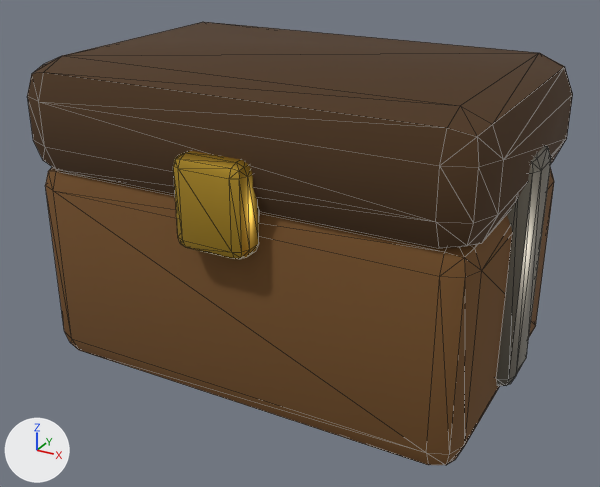
What one commit did to the glTF model assets/3d/final/prop_chest.glb.
Rendered twice from a 50 mm camera at (0.529, -0.969, 0.652) aimed at (0.01, -0.026, 0.181). Every picture has the same lights, and +X, +Y and +Z are marked at lower left. The first picture is the older version. Mesh edges are drawn as thin lines. Vertices at exactly the same position are counted once.

In view in the first picture: 'chest_band', 'chest_base', 'chest_clasp', 'chest_lid'.
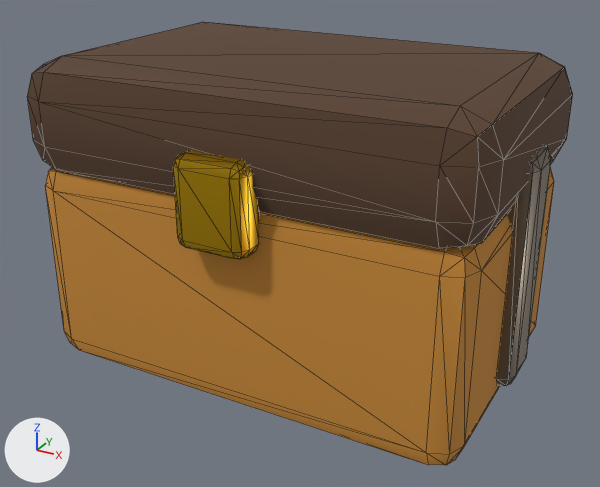
What changed in the scene script:
```text
Change mat_wood:
    mat_wood.base_color: (0.181, 0.0802, 0.0194) -> (0.584, 0.254, 0.0369)  # brown #765026 -> orange #c98a36
Change me_cube_090:
    where me_cube_090.from_pydata(...)  # 56 vertices, 108 faces; spans x -0.33..0.33, y -0.045..0.045, z 0.04..0.36
    used by ob_chest_band; location = (0.0, 0.0, 0.0)
    me_cube_090 part 1: its shading normals changed
Change me_cube_091:
    where me_cube_091.from_pydata(...)  # 56 vertices, 108 faces; spans x -0.05..0.05, y -0.235..-0.185, z 0.24..0.36
    used by ob_chest_clasp; location = (0.0, 0.0, 0.0)
    me_cube_091 part 2: its shading normals changed
```

Pixel boxes [x1, y1, x2, y2] of what changed, in the pictures (600 x 487 px):
'chest_base', recoloured (brown to orange): [45, 167, 554, 465] in both
'chest_clasp', shading changed: [173, 151, 260, 259] in both
'chest_band', shading changed: [497, 145, 551, 386] in both
